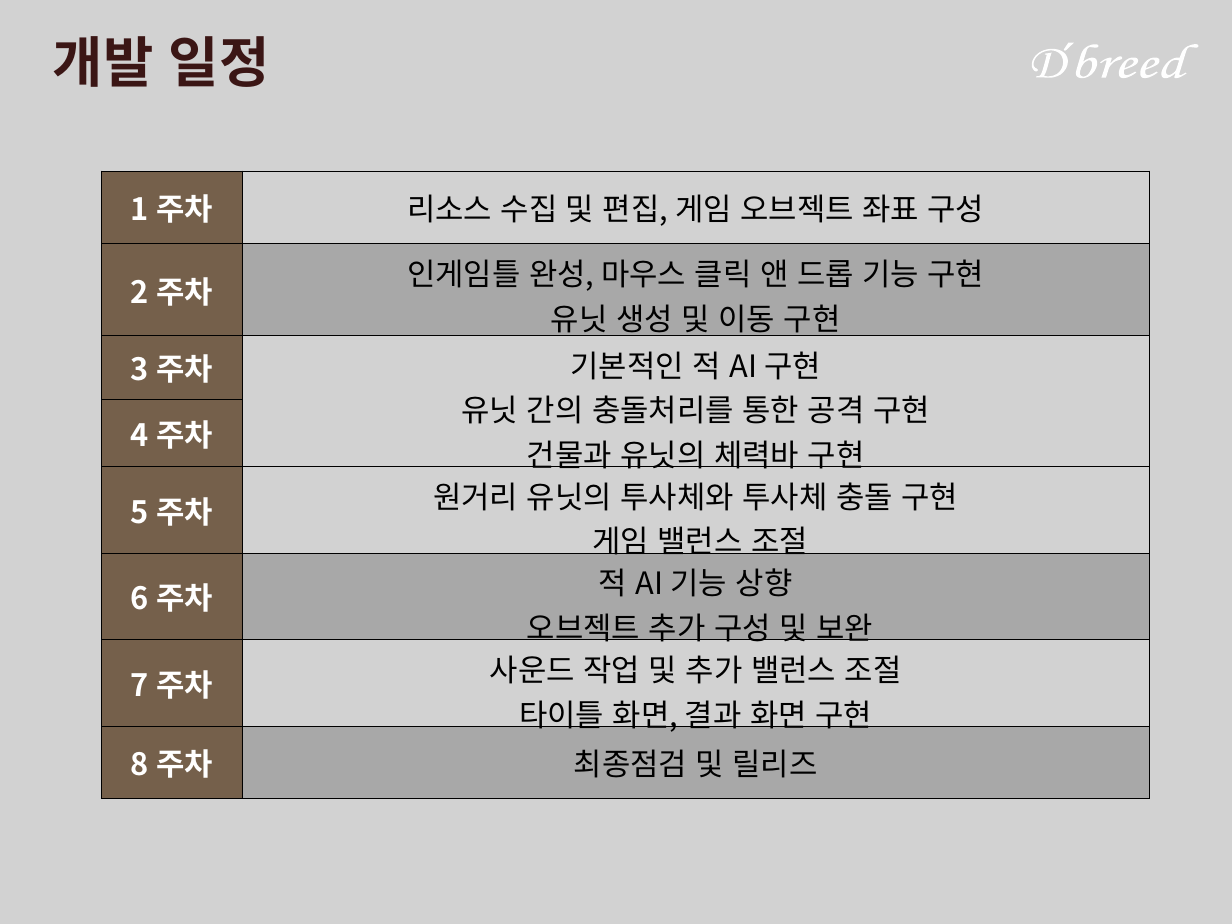
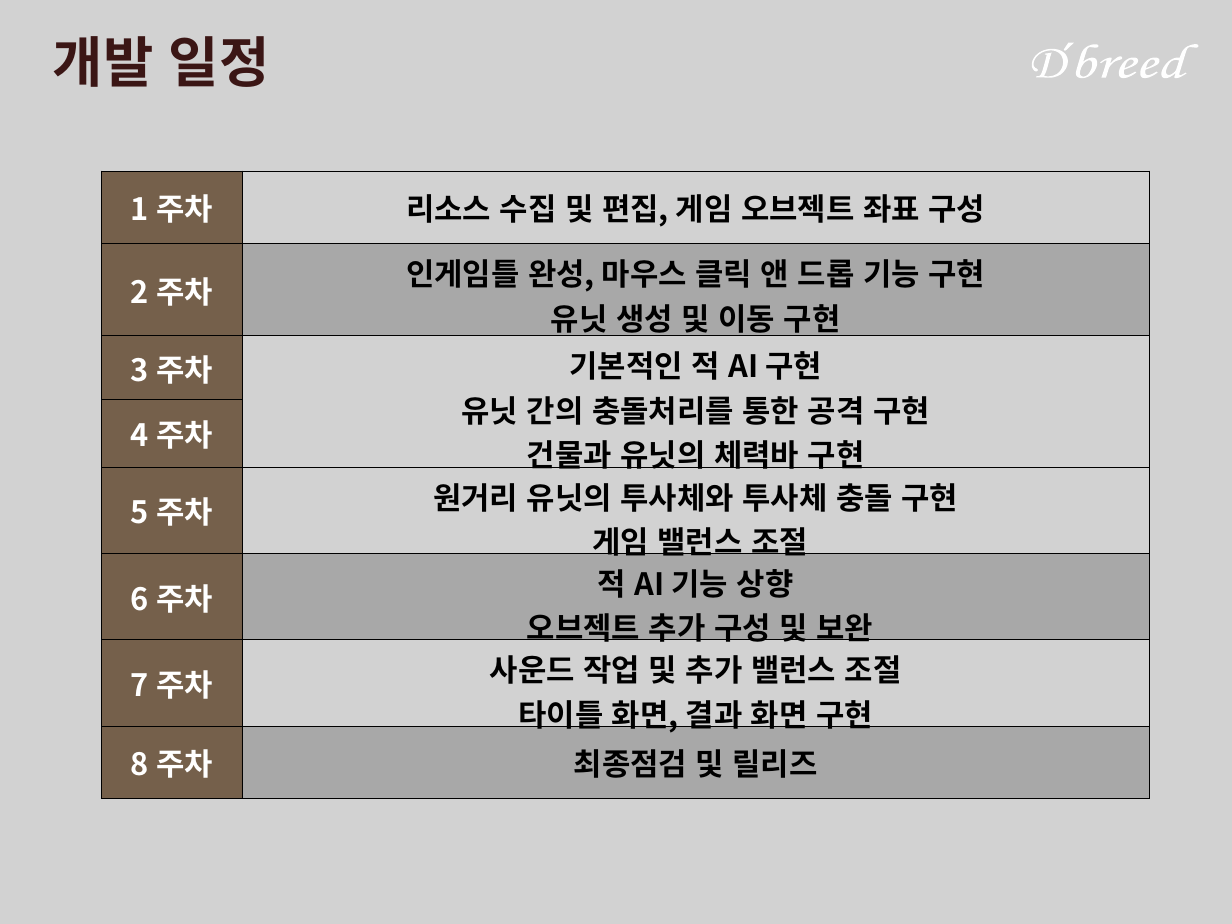
Before and after one commit to doood4/2DGAME, a slide deck: slide 7 of ppt/2016182037 1차프로젝트발표.ppt. Drawn at 1232x924 pixels with LibreOffice and Linux fonts; fonts in the diff are those of the drawing; background and template pictures are left out. Boxes give left, top, right and bottom in pixels: in the first picture for what was removed or moved away, otherwise in the second. Text is boxed around its words. In the diff, an @@ line names an element or a change of style, - is before the commit and + after.

```diff
--- a/ppt/2016182037 1차프로젝트발표.ppt
+++ b/ppt/2016182037 1차프로젝트발표.ppt
@@ table at [102,171,1151,800] @@
@@ bold on in "리소스 수집 및 편집, 게임 오브젝트 좌표 ...", "인게임틀 완성, 마우스 클릭 앤 드롭 기능 ...", "유닛 생성 및 이동 구현", "기본적인 적 AI 구현" and 9 more places @@
```
Also in this commit, not shown: 3 other slides changed.
